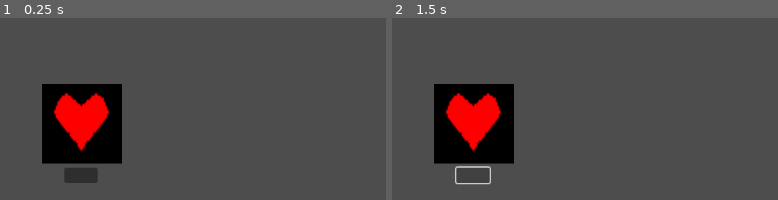
Above: before the commit, frames 1-2 (left to right).
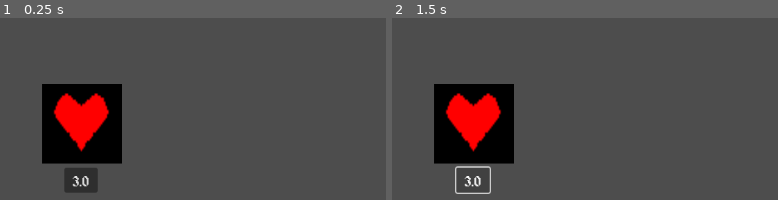
Above: after the commit, the same moments.

Repository: pancholope321/Wave-Mage
Game: Godot game, scene res://Scenes/shopScene.tscn
The game is run twice, just before and just after one commit, with the same random seed, the same clock (stepped at 60 frames per second) and the same inputs. The project has no main scene, so this scene is started directly. Sound files missing from this copy of the repository are replaced by a short silence.
Inputs (mouse positions are % of the whole screen's width and height, from its top left; square brackets give the same spot before the commit, where the layout moved):
- Up to frame 1 (0.25 s): no input
- Up to frame 2 (1.5 s): click (10, 95) [10, 93] at 0.5 s; click (10, 95) [10, 93] at 1.25 s
The pictures show only the part of the screen within x 0-50%, y 50-100%; the shares and areas given below are measured in that part.

The runs differ from the first frame. In frame 1, 0.5% of the frame differs, in the area x 16-26%, y 86-96%; in frame 2, 0.3%.
Error before the commit: Invalid access to property or key 'player_stats' on a base object of type 'Nil'. (res://Scripts/global.gd:18)

Commit message:
global fixed

Diff:
--- a/ConfigFiles/player_statistics.json
+++ b/ConfigFiles/player_statistics.json
@@ -2,7 +2,8 @@
 "unlocked_powers":{
 	"mirror":0,
 	"duplicatePower":0,
-	"damageMultiplier":0
+	"damageMultiplier":0,
+	"health_upg":0
 	},
 "power_activations":{
 	"mirror":0,
@@ -16,7 +17,6 @@
 	},
 "player_stats":{
 	"money":0,
-	"current_day":0,
-	"health_lvl":0
+	"current_day":0
 }
 }
--- a/ConfigFiles/structure_information_relation.json
+++ b/ConfigFiles/structure_information_relation.json
@@ -6,29 +6,34 @@
 	"enemy1":{"structure":"res://Structures/Enemies/enemy_1.tscn"},
 	"damageMultiplier":{"structure":"res://Structures/damageMultiplier.tscn"},
 	"enemy2":{"structure":"res://Structures/Enemies/enemy_2.tscn"},
+	"health_upg":{"start_function_path":"functionPath","start_function":"functionName"}
 },
 "power_image":{
 	"mirror":"res://Sprites/Structure Sprites/silver_mirror.png",
 	"duplicatePower":"res://Sprites/Structure Sprites/silver_duplicator.png",
-	"damageMultiplier":"Damage Multiplier"
+	"damageMultiplier":"Damage Multiplier",
+	"health_upg":""
 },
 "power_name":{
 	"mirror":"Mirror",
 	"duplicatePower":"Duplicator",
 	"enemy1":"enemy",
 	"damageMultiplier":"Damage Multiplier",
-	"enemy2":"enemy"
+	"enemy2":"enemy",
+	"health_upg":"Health Upgrade"
 },
 "power_description":{
 	"mirror":"Reflects the wave",
 	"duplicatePower":"Duplicates incoming waves",
 	"enemy1":"Enemy attacking",
 	"damageMultiplier": "Multiply damage by 2",
-	"enemy2":"Enemy attacking"
+	"enemy2":"Enemy attacking",
+	"health_upg":"Add 100 extra HP"
 },
 "power_costs":{
-	"mirror":3,
-	"duplicatePower":3,
-	"damageMultiplier":3
+	"mirror":{"price":3,"growth_per_level":3},
+	"duplicatePower":{"price":3,"growth_per_level":3},
+	"damageMultiplier":{"price":3,"growth_per_level":3},
+	"health_upg":{"price":3,"growth_per_level":3}
 }
 }
--- a/Scenes/shopScene.tscn
+++ b/Scenes/shopScene.tscn
@@ -37,7 +37,7 @@
 [node name="Health Upgrade" type="Node2D" parent="Camera2D"]
 position = Vector2(-438, 121)
 script = ExtResource("2_egqbd")
-itemName = "Health"
+itemName = "health_upg"
 isUpgrade = true
 
 [node name="Background" type="ColorRect" parent="Camera2D/Health Upgrade"]
--- a/Scenes/shop_item.gd
+++ b/Scenes/shop_item.gd
@@ -4,16 +4,21 @@
 @export var itemName : String
 @export var level : int
 @export var isUpgrade : bool
-
+var price=3
 # Called when the node enters the scene tree for the first time.
 func _ready() -> void:
 	level = Global.attrLvlDict[itemName]
-	buyBtn.text = str(Global.upgradePriceDict[itemName][level])
+	var priceDict=Global.inforPowerDict["power_costs"][itemName]
+	print("priceDict: ",priceDict)
+	price=priceDict["price"]+level*priceDict["growth_per_level"]
+	buyBtn.text = str(price)
 
 func updatePrice():
 	Global.attrLvlDict[itemName] += 1
 	level = Global.attrLvlDict[itemName]
-	buyBtn.text = Global.upgradePriceDict[itemName][level]
+	var priceDict=Global.inforPowerDict[itemName]
+	price=priceDict["price"]+level*priceDict["growth_per_level"]
+	buyBtn.text = str(price)
 
 # Called every frame. 'delta' is the elapsed time since the previous frame.
 func _process(delta: float) -> void:
--- a/Scripts/global.gd
+++ b/Scripts/global.gd
@@ -9,24 +9,27 @@
 	"Health" : [100, 200, 300, 400]
 }
 var attrLvlDict : Dictionary
+var inforPowerDict: Dictionary
 var healthUpgradePrices = [100, 200, 300, 400]
 
 var coinsWon=0
 
 #Ready function
 func _ready() -> void:
+	print("load_game_data:", load_game_data())
 	totalCoins = load_game_data()["player_stats"]["money"]
-	attrLvlDict = {
-		"Health" : load_game_data()["player_stats"]["health_lvl"]
-	}
+	attrLvlDict = load_game_data()["unlocked_powers"]
+	inforPowerDict=load_json_config("res://ConfigFiles/structure_information_relation.json")
+
 
 #Other functions
 
 func load_game_data():
 	if (check_file_exists("user://wmsave.json")):
-		load_json_config("user://wmsave.json")
+		return load_json_config("user://wmsave.json")
 	else:
-		load_json_config(defaultData)
+		print("default data loading")
+		return load_json_config(defaultData)
 
 func check_file_exists(file_path: String) -> bool:
 	return FileAccess.file_exists(file_path)
@@ -40,6 +43,7 @@
 		push_error("Failed to open JSON file: " + file_path)
 		return null
 	var json_string = file.get_as_text()
+	print("json string: ", json_string)
 	file.close()
 	var json = JSON.new()
 	var parse_result = json.parse(json_string)
